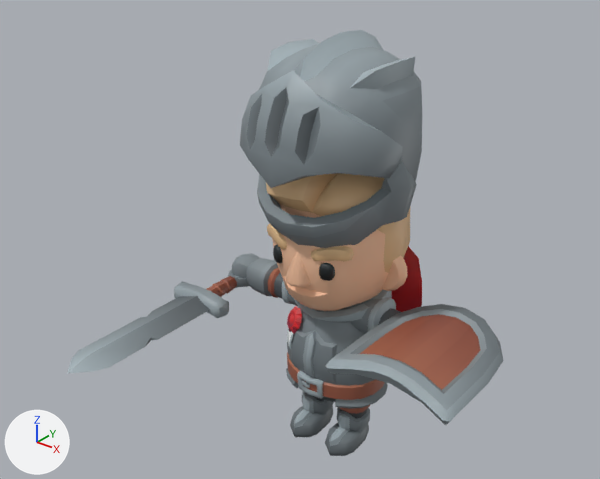
Before and after pictures for a commit that changed the glTF model csharp/Unciv.Godot/Packs/units/models/unit/Persian Immortal.glb.
The view is the same before and after, from a 50 mm lens placed at (0.915, -1.274, 1.249), pointed at (0.015, -0.149, 0.551). The lights are fixed; the arrows at lower left show +X, +Y and +Z. The first picture is the older version. Where no turn or scale is listed for an object, it has been applied to the vertices. Vertices at exactly the same position are counted once.

Names of what the first picture shows: '1H_Sword', 'Badge_Shield', 'Knight_ArmLeft', 'Knight_ArmRight', 'Knight_Body', 'Knight_Cape', 'Knight_Head', 'Knight_Helmet', 'Knight_LegLeft', 'Knight_LegRight'.
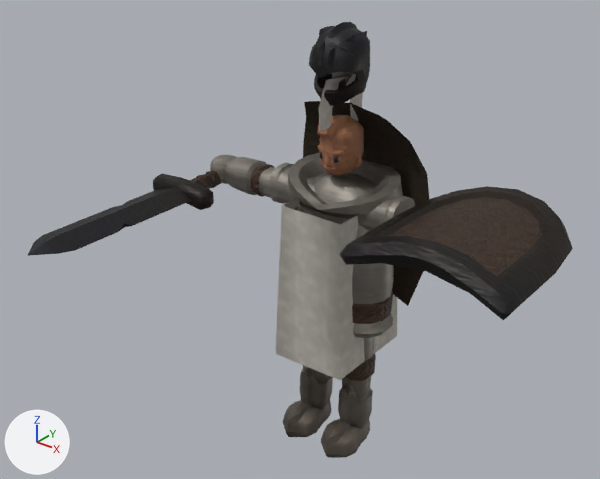
The change, as a list of edits to the scene's bpy script:
```text
Change mat_teamcolor:
    remove # nodes: BsdfPrincipled, OutputMaterial, TexImage
    remove # uses the picture img_knight_texture
    nodes: BsdfPrincipled, Mix, NormalMap, OutputMaterial, TexImage x2, VertexColor
    uses the picture img_image_10
    uses the picture img_image_11
Add mat_fur:
    mat_fur = bpy.data.materials.new('Fur')
    # uses the picture img_image_8
    # uses the picture img_image_9
Add mat_iron:
    mat_iron = bpy.data.materials.new('Iron')
    # uses the picture img_image_4
    # uses the picture img_image_5
Add mat_leather:
    mat_leather = bpy.data.materials.new('Leather')
    # uses the picture img_image_6
    # uses the picture img_image_7
Add mat_wool:
    mat_wool = bpy.data.materials.new('Wool')
    # uses the picture img_image_12
    # uses the picture img_image_13
Add mat_bronze:
    mat_bronze = bpy.data.materials.new('Bronze')
    # uses the picture img_image_2
    # uses the picture img_image_3
Add mat_dark:
    mat_dark = bpy.data.materials.new('Dark')
    mat_dark.use_nodes = True; mat_dark.node_tree.nodes.clear()
    _N = mat_dark.node_tree.nodes; _L = mat_dark.node_tree.links
    n0 = _N.new('ShaderNodeBsdfPrincipled'); n0.name = 'Principled BSDF'
    n0.inputs[2].default_value = 0.45  # 'Roughness'
    n1 = _N.new('ShaderNodeOutputMaterial'); n1.name = 'Material Output'
    n2 = _N.new('ShaderNodeVertexColor'); n2.name = 'Color Attribute'
    _L.new(n0.outputs[0], n1.inputs[0])  # 'BSDF' to 'Surface'
    _L.new(n2.outputs[0], n0.inputs[0])  # 'Color' to 'Base Color'
Add mat_skin:
    mat_skin = bpy.data.materials.new('Skin')
    # uses the picture img_image_0
    # uses the picture img_image_1
Change me_cylinder_280:
    where me_cylinder_280.from_pydata(...)  # 140 vertices, 262 faces; spans x -0.441..0.441, y -0.101..0.145, z -0.54..0.481
    used by ob_badge_shield; location = (0.267, -0.083, 0.364); rotation_euler = (-1.571, 0.0, -3.142), in degrees (-90, 0, -180); scale = (0.302, 0.302, 0.302)
    me_cylinder_280 part 1: 180 faces spanning x -0.441..0.441, y -0.101..0.098, z -0.54..0.481 switch from mat_teamcolor (picture img_knight_texture) to mat_iron
    me_cylinder_280 part 2: 82 faces spanning x -0.296..0.296, y -0.08..0.145, z -0.39..0.308 switch from mat_teamcolor (picture img_knight_texture) to mat_leather
Change me_cube_11839:
    where me_cube_11839.from_pydata(...)  # 160 vertices, 300 faces; spans x -0.25..0.25, y -0.07..0.07, z -0.37..1.41
    used by ob_1h_sword; location = (-0.267, -0.088, 0.317); rotation_euler = (1.571, 0.0, 0.0), in degrees (90, 0, 0); scale = (0.302, 0.302, 0.302)
    me_cube_11839 part 3: 80 faces spanning x -0.05..0.05, y -0.05..0.05, z -0.14..0.14 switch from mat_teamcolor (picture img_knight_texture) to mat_leather
    me_cube_11839 part 4: 220 faces spanning x -0.25..0.25, y -0.07..0.07, z -0.37..1.41 switch from mat_teamcolor (picture img_knight_texture) to mat_iron
Change me_cube_124:
    where me_cube_124.from_pydata(...)  # 253 vertices, 480 faces; spans x -0.569..0.569, y -0.711..0.542, z -0.105..1.251
    used by ob_knight_helmet; location = (0.0, 0.0, 0.543); scale = (0.302, 0.302, 0.302)
    me_cube_124 part 5: 480 faces spanning x -0.569..0.569, y -0.711..0.542, z -0.105..1.251 switch from mat_teamcolor (picture img_knight_texture) to mat_iron
Change me_plane_004:
    where me_plane_004.from_pydata(...)  # 56 vertices, 84 faces; spans x -0.485..0.485, y 0.044..0.386, z -1.122..0.02
    used by ob_knight_cape; location = (0.0, 0.0, 0.543); scale = (0.302, 0.302, 0.302)
    me_plane_004 part 6: 84 faces spanning x -0.485..0.485, y 0.044..0.386, z -1.122..0.02 switch from mat_teamcolor (picture img_knight_texture) to mat_fur
Remove ob_knight_armleft:
    ob_knight_armleft = bpy.data.objects.new('Knight_ArmLeft', me_cube_125)
Remove ob_knight_armright:
    ob_knight_armright = bpy.data.objects.new('Knight_ArmRight', me_cube_126)
Remove ob_knight_body:
    ob_knight_body = bpy.data.objects.new('Knight_Body', me_prototypepete_body_020)
Remove ob_knight_head:
    ob_knight_head = bpy.data.objects.new('Knight_Head', me_prototypepete_head_001)
Remove ob_knight_legleft:
    ob_knight_legleft = bpy.data.objects.new('Knight_LegLeft', me_cube_128)
Remove ob_knight_legright:
    ob_knight_legright = bpy.data.objects.new('Knight_LegRight', me_cube_127)
Change ob_badge_shield:
    ob_badge_shield.location: (0.267, -0.083, 0.364) -> (0.324, -0.06, 0.614)
    ob_badge_shield.scale: (0.302, 0.302, 0.302) -> (0.365, 0.365, 0.365)
Change ob_1h_sword:
    ob_1h_sword.location: (-0.267, -0.088, 0.317) -> (-0.324, -0.064, 0.557)
    ob_1h_sword.scale: (0.302, 0.302, 0.302) -> (0.326, 0.326, 0.326)
Change ob_knight_helmet:
    ob_knight_helmet.location: (0.0, 0.0, 0.543) -> (0.0, 0.0, 0.799)
    ob_knight_helmet.scale: (0.302, 0.302, 0.302) -> (0.0959, 0.104, 0.111)
Change ob_knight_cape:
    ob_knight_cape.location: (0.0, 0.0, 0.543) -> (0.0, 0.0, 0.771)
    ob_knight_cape.scale: (0.302, 0.302, 0.302) -> (0.345, 0.23, 0.384)
Add ob_warrior:
    ob_warrior = bpy.data.objects.new('Warrior', me_mesh_skinned)  # 2453 vertices, 4564 faces; spans x -0.351..0.351, y -0.11..0.112, z 0.01..0.86
    ob_warrior.location = (0.0, 0.0, -0.01)
```

What differs and where, as boxes (x1, y1, x2, y2) in the pictures (600 x 479 px):
'Warrior', added
    after: (210, 72, 415, 458)
'Badge_Shield', surface changed, moved, rescaled (31% wider, 11% taller)
    before: (325, 304, 504, 425)
    after: (339, 186, 573, 320)
'Knight_Helmet', surface changed, moved, rescaled (66% narrower, 61% shorter)
    before: (240, 30, 422, 248)
    after: (309, 22, 370, 106)
'Knight_Head', deleted (brown)
    before: (266, 173, 410, 311)
'1H_Sword', surface changed, moved, rescaled (7% wider, 18% shorter)
    before: (67, 269, 248, 373)
    after: (27, 171, 221, 256)
'Knight_Body', deleted
    before: (286, 290, 392, 409)
'Knight_Cape', surface changed, moved, rescaled
    before: (391, 246, 422, 312)
    after: (303, 101, 429, 306)
'Knight_ArmRight', deleted
    before: (232, 253, 298, 306)
'Knight_LegLeft', deleted
    before: (325, 405, 370, 456)
'Knight_LegRight', deleted
    before: (290, 391, 334, 437)
'Knight_ArmLeft', deleted
    before: (346, 298, 404, 334)
part 1 of me_cylinder_280, recoloured
    before: (325, 304, 504, 425)
    after: (339, 186, 573, 320)
part 2 of me_cylinder_280, recoloured
    before: (360, 314, 480, 390)
    after: (387, 197, 542, 276)
part 3 of me_cube_11839, recoloured
    before: (207, 276, 237, 297)
    after: (190, 171, 221, 189)
part 4 of me_cube_11839, recoloured
    before: (73, 269, 248, 372)
    after: (27, 173, 214, 256)
